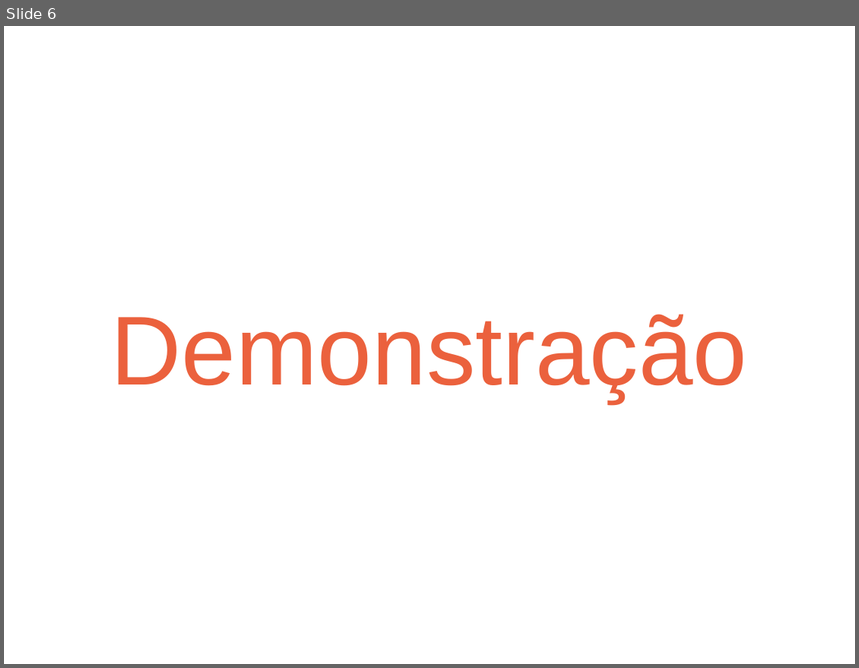
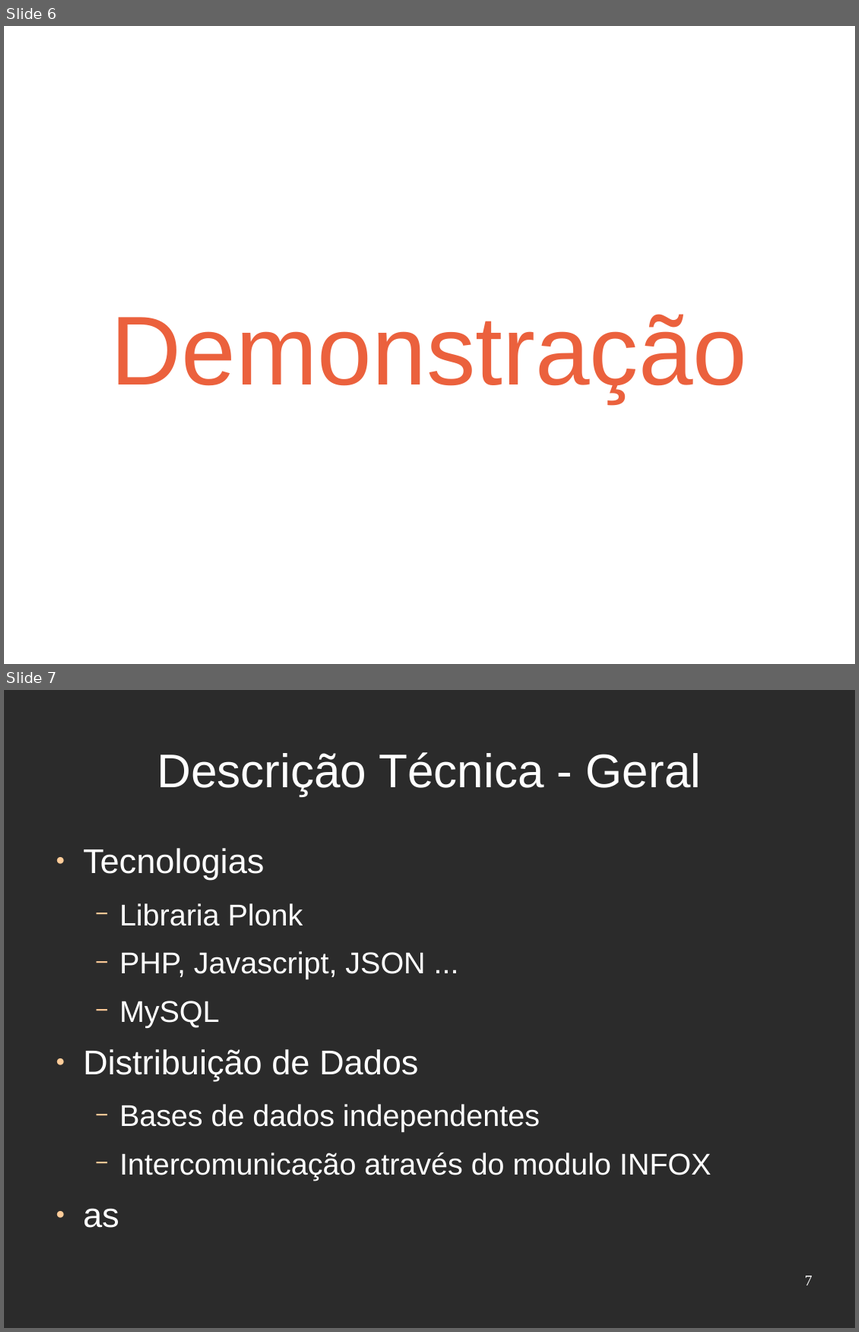
Before and after one commit to djjorjinho/mutworange_2011, a slide deck: documents/presentation/apresentacao_portugal.odp. Shown one above the other, each under a label of ours: slide 6 before the commit, slides 6 and 7 after it. The pictures are 859x668 and 859x1332 pixels, drawn with LibreOffice and Linux fonts; fonts in the diff are those of the drawing; background and template pictures are left out; a plain dark background stands for a picture behind light text. Boxes give left, top, right and bottom in pixels: in the first picture for what was removed or moved away, otherwise in the second. Text is boxed around its words. In the diff, an @@ line names an element or a change of style, - is before the commit and + after.

```diff
--- a/documents/presentation/apresentacao_portugal.odp
+++ b/documents/presentation/apresentacao_portugal.odp
@@ slide 7 added at bbox=[4, 690, 855, 1328], background picture (left out) @@
@@ title added at bbox=[157, 752, 702, 796], 44 pt, text #FFFFFF @@
+Descrição Técnica - Geral
@@ text added at bbox=[83, 848, 712, 1228], 28 pt, text #FFFFFF @@
+● Tecnologias
+  − Libraria Plonk
+  − PHP, Javascript, JSON ...
+  − MySQL
+● Distribuição de Dados
+  − Bases de dados independentes
+  − Intercomunicação através do modulo INFOX
+● as
@@ page number added at bbox=[805, 1276, 813, 1286], 14 pt, text #FFFFFF @@
+7
```
Also in this commit, not shown: 3 slides changed, 2 other slides added, 2 slides removed, 1 other file.
